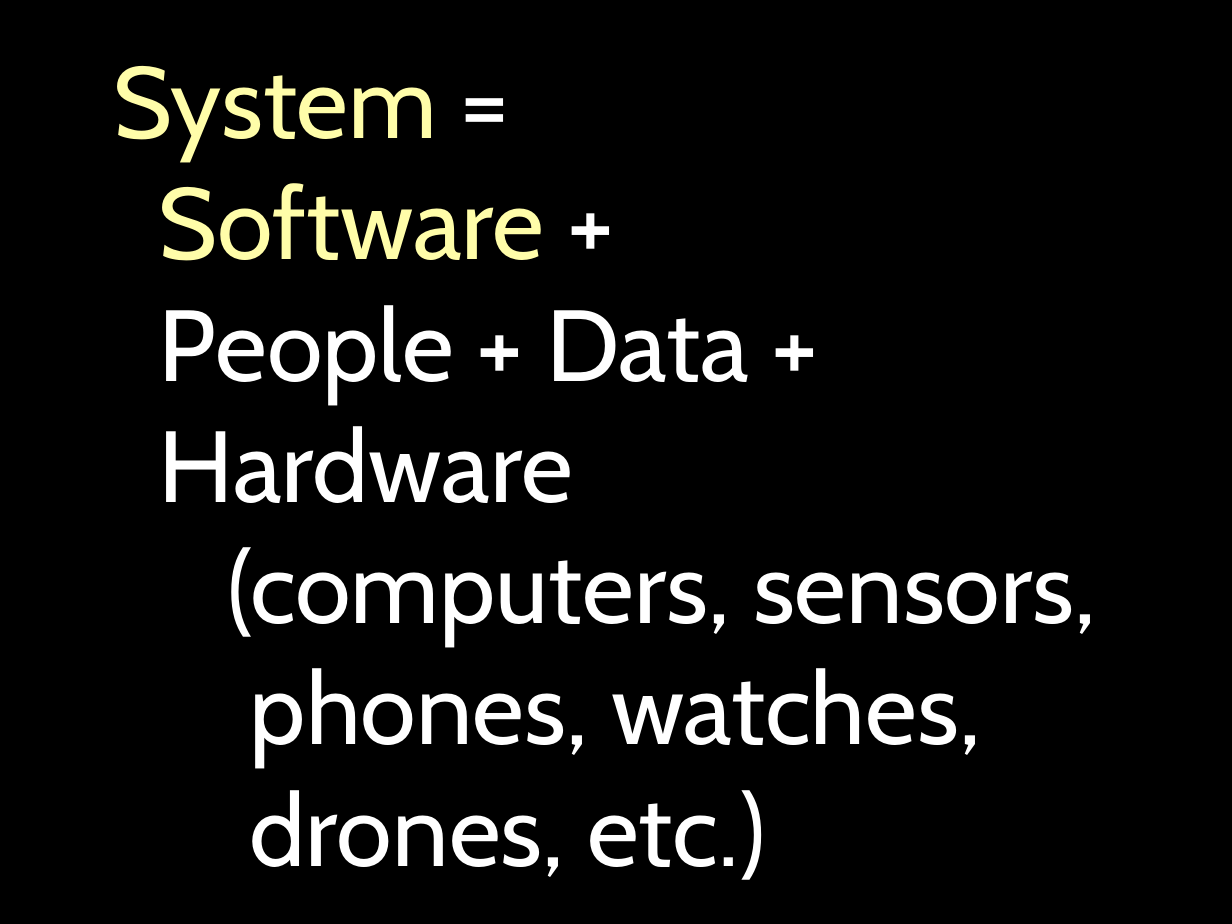
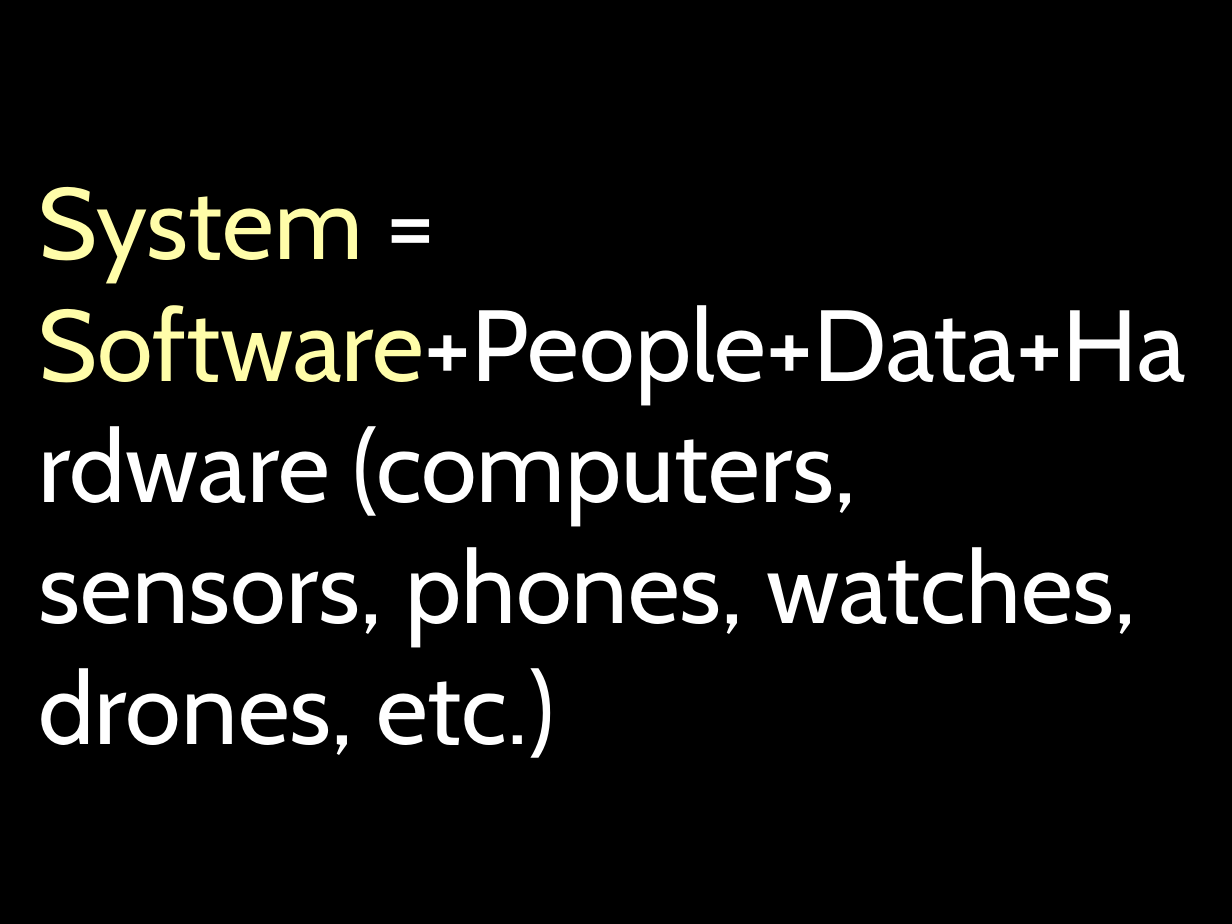
Before and after one commit to pauloborba/software-engineering-courses, a slide deck: slide 4 of Aulas/ApresentacaoEIntroducaoAESSGraduacao/SEIntroduction.pptx (slide 5 before the commit). Drawn at 1232x924 pixels with LibreOffice and Linux fonts; fonts in the diff are those of the drawing. Boxes give left, top, right and bottom in pixels: in the first picture for what was removed or moved away, otherwise in the second. Text is boxed around its words. In the diff, an @@ line names an element or a change of style, - is before the commit and + after.

```diff
--- a/Aulas/ApresentacaoEIntroducaoAESSGraduacao/SEIntroduction.pptx
+++ b/Aulas/ApresentacaoEIntroducaoAESSGraduacao/SEIntroduction.pptx
@@ title at (39, 187, 1186, 758): text changed @@
-System =
-Software +
-People + Data +
-Hardware
-(computers, sensors,
-phones, watches,
-drones, etc.)
+System = Software+People+Data+Hardware (computers, sensors, phones, watches, drones, etc.)
```
Also in this commit, not shown: 22 other slides changed, 1 slide added, 3 slides removed, 1 other file.
